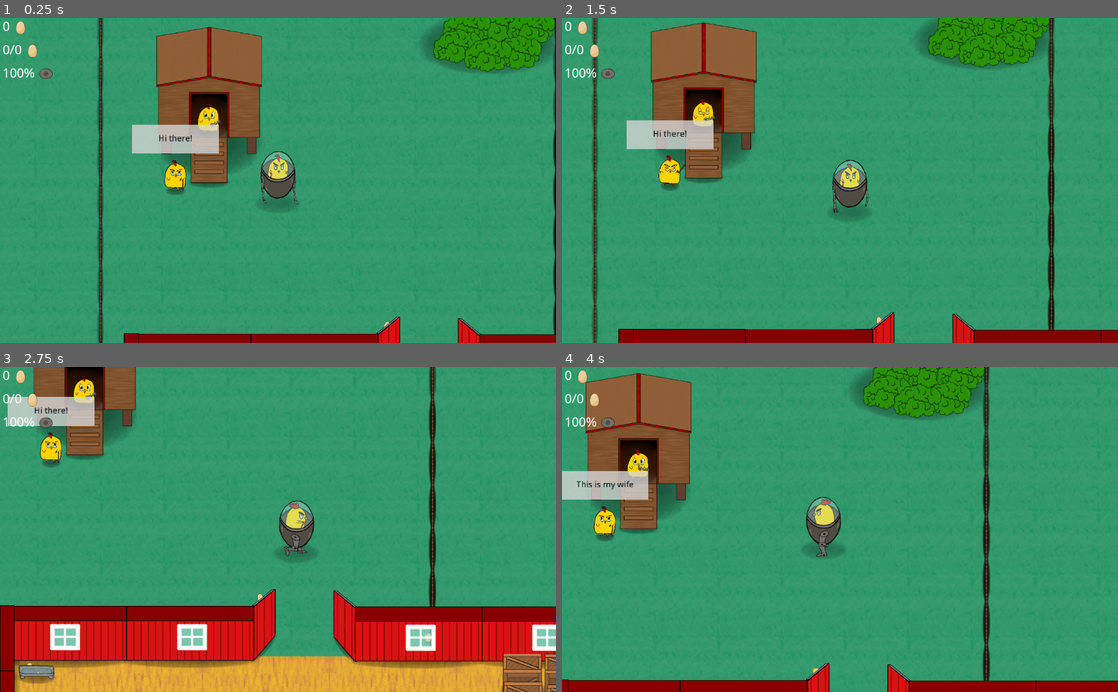
Above: before the commit, frames 1-4 (two rows, left to right).
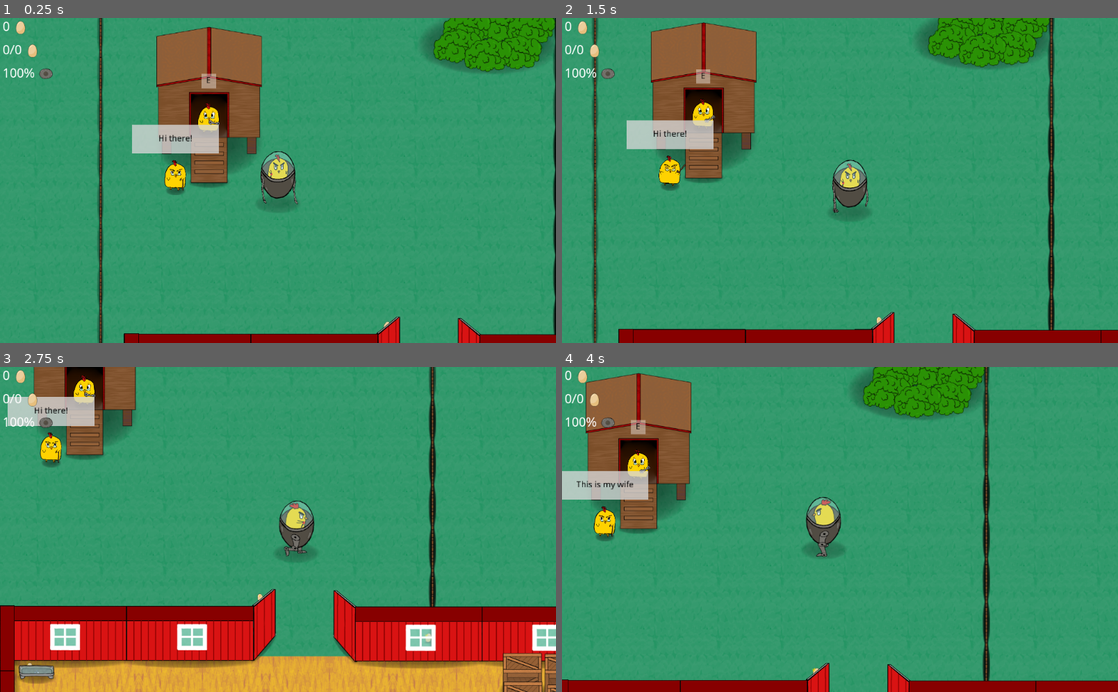
Above: after the commit, the same moments.

Repository: CiaranWoodward/LD46
Game: Godot game, scene res://Levels/FarmLevel.tscn
The game is run twice, just before and just after one commit, with the same random seed, the same clock (stepped at 60 frames per second) and the same inputs. The engine's default icon, where the game draws it, is replaced by a stand-in: a white triangle on a blue panel in a dark square. Sound files missing from this copy of the repository are replaced by a short silence.
Inputs (mouse positions are in pixels of both pictures, inside the frame that each line leads up to):
- Up to frame 1 (0.25 s): no input
- Up to frame 2 (1.5 s): tap Enter (ui_accept) at 0.5, 0.77 s; move the mouse to (962, 164) at 0.52 s; hold Right (player_right) 0.53-1.28 s; tap E (interact) at 0.6 s; click (962, 164) at 0.67 s; move the mouse to (728, 196) at 1.27 s; hold S (player_down) from 1.28 s (still down); click (728, 196) at 1.35 s
- Up to frame 3 (2.75 s): tap Enter (ui_accept) at 1.52 s; move the mouse to (333, 458) at 2.02 s; release S (player_down) at 2.03 s; hold Right (player_right) from 2.03 s (still down); right-click (333, 458) at 2.1 s
- Up to frame 4 (4 s): move the mouse to (812, 594) at 2.77 s; release Right (player_right) at 2.78 s; hold W (player_up) 2.78-3.53 s; tap E (interact) at 2.85 s; click (812, 594) at 2.92 s; tap Enter (ui_accept) at 3.02, 3.77 s; move the mouse to (1006, 578) at 3.52 s; hold A (player_left) from 3.53 s (still down); click (1006, 578) at 3.6 s

The runs differ from the first frame. In frame 1, 0.2% of the frame differs, in the area x 35-40%, y 17-35%; in frame 2, 0.2%; in frame 3, less than 0.1%; in frame 4, 0.2%.

Commit message:
Fix minor post-release bugs
Show 'E' interact marker even when not in range
Hook up unconnected 'egg splat' sound for basket hit
Fix egg counter slipping under 0
Add extremely simple game over notification

Diff:
--- a/Belt Accessories/Basket.gd
+++ b/Belt Accessories/Basket.gd
@@ -24,4 +24,8 @@
 	.set_eggcontent(eggc)
 
 func damage(damage : float, gpos : Vector2):
+	if egg_content <= 0:
+		return
 	set_eggcontent(egg_content - 1)
+	get_node("Eggsplat").pitch_scale = rand_range(0.8, 1.2)
+	get_node("Eggsplat").play()
--- a/Belt Accessories/Basket.tscn
+++ b/Belt Accessories/Basket.tscn
@@ -1,6 +1,7 @@
-[gd_scene load_steps=15 format=2]
+[gd_scene load_steps=16 format=2]
 
 [ext_resource path="res://Belt Accessories/Graphics/Basket/0_Front_@0.5x.png" type="Texture" id=1]
+[ext_resource path="res://Sounds/EggSplat.wav" type="AudioStream" id=2]
 [ext_resource path="res://Belt Accessories/Graphics/Basket/0_Back_@0.5x.png" type="Texture" id=4]
 [ext_resource path="res://Belt Accessories/Graphics/Basket/1_Back_@0.5x.png" type="Texture" id=6]
 [ext_resource path="res://Belt Accessories/Graphics/Basket/7_Back_@0.5x.png" type="Texture" id=7]
@@ -21,7 +22,8 @@
 radius = 18.0
 
 [node name="Basket" type="KinematicBody2D"]
-collision_mask = 32
+collision_layer = 0
+collision_mask = 0
 script = ExtResource( 14 )
 cost = 4
 icon_texture = ExtResource( 15 )
@@ -111,3 +113,6 @@
 
 [node name="CollisionShape2D" type="CollisionShape2D" parent="."]
 shape = SubResource( 2 )
+
+[node name="Eggsplat" type="AudioStreamPlayer2D" parent="."]
+stream = ExtResource( 2 )
--- a/Belt Accessories/Peashooter.tscn
+++ b/Belt Accessories/Peashooter.tscn
@@ -27,6 +27,7 @@
 is_weapon = true
 icon_texture = ExtResource( 18 )
 spread = 0.15
+damage = 20.0
 
 [node name="AnimationPlayer" type="AnimationPlayer" parent="."]
 
--- a/Chicks/MechChick.gd
+++ b/Chicks/MechChick.gd
@@ -25,10 +25,10 @@
 func _on_BMZone_body_entered(body):
 	if body.has_method("get_heartpos"):
 		enabled = true
-		get_node("p").visible = true
+		get_node("p/back").visible = true
 
 
 func _on_BMZone_body_exited(body):
 	if body.has_method("get_heartpos"):
 		enabled = false
-		get_node("p").visible = false
+		get_node("p/back").visible = false
--- a/Chicks/MechChick.tscn
+++ b/Chicks/MechChick.tscn
@@ -68,7 +68,7 @@
 position = Vector2( 13.1722, 22.1533 )
 scale = Vector2( 0.5, 0.5 )
 frames = SubResource( 1 )
-frame = 5
+frame = 1
 speed_scale = 0.55
 playing = true
 offset = Vector2( -15.308, 29.9265 )
@@ -89,15 +89,25 @@
 one_way_collision = true
 
 [node name="p" type="Node2D" parent="."]
-visible = false
 position = Vector2( 221, 92.35 )
 z_index = 1000
+
+[node name="back" type="ColorRect" parent="p"]
+visible = false
+margin_left = -240.0
+margin_top = -200.0
+margin_right = -200.0
+margin_bottom = -160.0
+__meta__ = {
+"_edit_use_anchors_": false
+}
 
 [node name="prompt" type="ColorRect" parent="p"]
 margin_left = -240.0
 margin_top = -200.0
 margin_right = -200.0
 margin_bottom = -160.0
+color = Color( 1, 1, 1, 0.392157 )
 __meta__ = {
 "_edit_use_anchors_": false
 }
--- a/Menu/DesignMenu.tscn
+++ b/Menu/DesignMenu.tscn
@@ -121,15 +121,16 @@
 margin_bottom = 500.0
 
 [node name="EggCounter" parent="HBoxContainer/BuildPanel/VBoxContainer" instance=ExtResource( 6 )]
+margin_right = 95.0
 
 [node name="EggContentCounter" parent="HBoxContainer/BuildPanel/VBoxContainer" instance=ExtResource( 14 )]
-margin_top = 39.0
-margin_right = 84.0
-margin_bottom = 74.0
+margin_top = 43.0
+margin_right = 117.0
+margin_bottom = 78.0
 
 [node name="MarginContainer" type="MarginContainer" parent="HBoxContainer/BuildPanel"]
-margin_left = 480.0
-margin_top = 460.0
+margin_left = 436.0
+margin_top = 453.0
 margin_right = 590.0
 margin_bottom = 500.0
 size_flags_horizontal = 8
@@ -142,8 +143,8 @@
 [node name="BattleButton" type="Button" parent="HBoxContainer/BuildPanel/MarginContainer"]
 margin_left = 5.0
 margin_top = 5.0
-margin_right = 105.0
-margin_bottom = 35.0
+margin_right = 149.0
+margin_bottom = 42.0
 rect_min_size = Vector2( 100, 30 )
 size_flags_horizontal = 8
 size_flags_vertical = 8
@@ -159,10 +160,10 @@
 texture = ExtResource( 4 )
 
 [node name="EggCome" type="AcceptDialog" parent="."]
-margin_left = 376.0
-margin_top = 237.0
-margin_right = 647.0
-margin_bottom = 363.0
+margin_left = 282.0
+margin_top = 183.0
+margin_right = 741.0
+margin_bottom = 417.0
 size_flags_horizontal = 4
 size_flags_vertical = 4
 popup_exclusive = true
--- /dev/null
+++ b/Menu/Gameover.gd
@@ -0,0 +1,8 @@
+extends Sprite
+
+func _ready():
+	Global.connect("playerhealth_change", self, "_on_health_change")
+
+func _on_health_change():
+	if Global.get_playerhealth() <= 0:
+		self.visible = true
--- a/Menu/HUD.tscn
+++ b/Menu/HUD.tscn
@@ -1,8 +1,10 @@
-[gd_scene load_steps=4 format=2]
+[gd_scene load_steps=6 format=2]
 
 [ext_resource path="res://Menu/EggContentCounter.tscn" type="PackedScene" id=1]
 [ext_resource path="res://Menu/EggCounter.tscn" type="PackedScene" id=2]
 [ext_resource path="res://Menu/HealthCounter.tscn" type="PackedScene" id=3]
+[ext_resource path="res://Chicks/Graphics/Cage0.png" type="Texture" id=4]
+[ext_resource path="res://Menu/Gameover.gd" type="Script" id=5]
 
 [node name="HUD" type="CanvasLayer"]
 
@@ -14,13 +16,31 @@
 }
 
 [node name="EggCounter" parent="VBoxContainer" instance=ExtResource( 2 )]
+margin_right = 95.0
 
 [node name="EggContentCounter" parent="VBoxContainer" instance=ExtResource( 1 )]
-margin_top = 39.0
-margin_right = 84.0
-margin_bottom = 74.0
+margin_top = 43.0
+margin_right = 117.0
+margin_bottom = 78.0
 
 [node name="HealthCounter" parent="VBoxContainer" instance=ExtResource( 3 )]
-margin_top = 78.0
-margin_right = 75.0
-margin_bottom = 113.0
+margin_top = 86.0
+margin_right = 102.0
+margin_bottom = 121.0
+
+[node name="Gameover" type="Sprite" parent="."]
+visible = false
+position = Vector2( 712, 424 )
+scale = Vector2( 1.55143, 1.55143 )
+texture = ExtResource( 4 )
+script = ExtResource( 5 )
+
+[node name="Label" type="Label" parent="Gameover"]
+margin_left = -72.1916
+margin_top = 46.4088
+margin_right = 51.8084
+margin_bottom = 71.4088
+text = "Game Over"
+__meta__ = {
+"_edit_use_anchors_": false
+}
--- a/Menu/HealthCounter.tscn
+++ b/Menu/HealthCounter.tscn
@@ -19,7 +19,7 @@
 [node name="CenterContainer" type="CenterContainer" parent="."]
 margin_left = 5.0
 margin_top = 5.0
-margin_right = 70.0
+margin_right = 97.0
 margin_bottom = 30.0
 size_flags_horizontal = 0
 size_flags_vertical = 0
@@ -28,13 +28,13 @@
 }
 
 [node name="HBoxContainer" type="HBoxContainer" parent="CenterContainer"]
-margin_right = 65.0
+margin_right = 92.0
 margin_bottom = 25.0
 size_flags_horizontal = 0
 size_flags_vertical = 0
 
 [node name="HealthLabel" type="Label" parent="CenterContainer/HBoxContainer"]
-margin_right = 36.0
+margin_right = 59.0
 margin_bottom = 25.0
 size_flags_horizontal = 3
 size_flags_vertical = 3
@@ -43,8 +43,8 @@
 script = ExtResource( 2 )
 
 [node name="TextureRect" type="TextureRect" parent="CenterContainer/HBoxContainer"]
-margin_left = 40.0
-margin_right = 65.0
+margin_left = 67.0
+margin_right = 92.0
 margin_bottom = 25.0
 rect_min_size = Vector2( 25, 25 )
 size_flags_horizontal = 0
--- a/Player/Player.tscn
+++ b/Player/Player.tscn
@@ -591,7 +591,6 @@
 angular_damp = 100.0
 script = ExtResource( 2 )
 speed = 10000.0
-maxhealth = 200.0
 
 [node name="Smoke" type="CPUParticles2D" parent="."]
 position = Vector2( 2.43839, -14.1426 )
--- a/Scenery/Truck.gd
+++ b/Scenery/Truck.gd
@@ -25,9 +25,9 @@
 func _on_LevelExit_body_entered(body : Node2D):
 	if body.has_method("get_heartpos") && is_instance_valid(nextLevel):
 		enabled = true
-		get_node("p").visible = true
+		get_node("p/back").visible = true
 
 func _on_LevelExit_body_exited(body):
 	if body.has_method("get_heartpos") && is_instance_valid(nextLevel):
 		enabled = false
-		get_node("p").visible = false
+		get_node("p/back").visible = false
--- a/Scenery/Truck.tscn
+++ b/Scenery/Truck.tscn
@@ -58,14 +58,24 @@
 shape = SubResource( 4 )
 
 [node name="p" type="Node2D" parent="."]
+z_index = 1000
+
+[node name="back" type="ColorRect" parent="p"]
 visible = false
-z_index = 1000
+margin_left = -240.0
+margin_top = -200.0
+margin_right = -200.0
+margin_bottom = -160.0
+__meta__ = {
+"_edit_use_anchors_": false
+}
 
 [node name="prompt" type="ColorRect" parent="p"]
 margin_left = -240.0
 margin_top = -200.0
 margin_right = -200.0
 margin_bottom = -160.0
+color = Color( 1, 1, 1, 0.392157 )
 __meta__ = {
 "_edit_use_anchors_": false
 }
